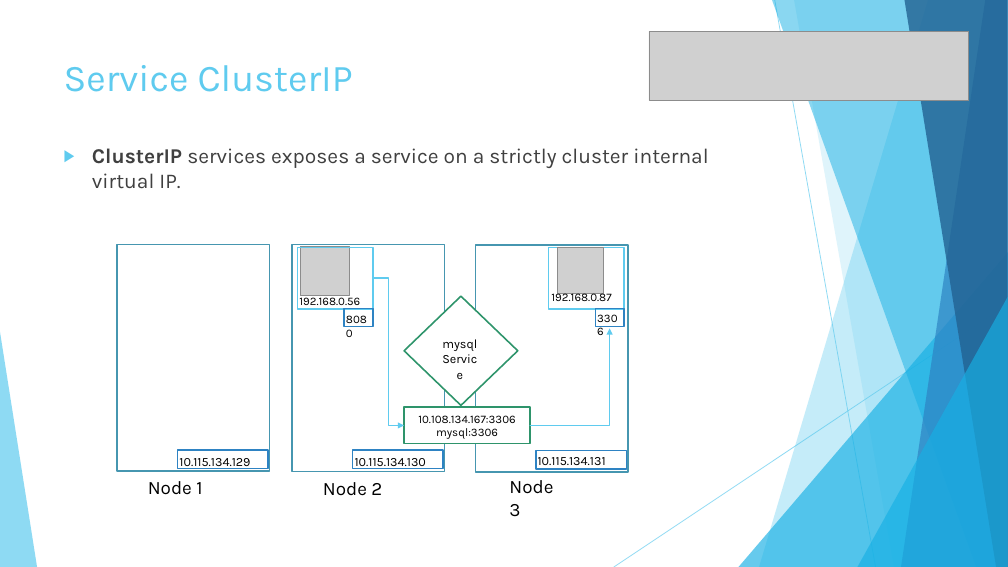
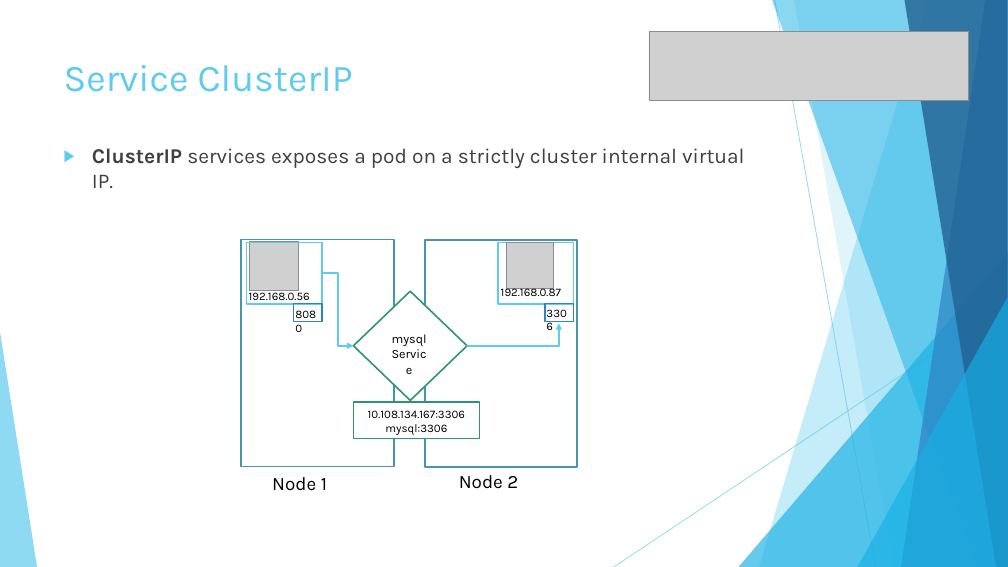
Before and after one commit to fsforza/kubernetes-demo, a slide deck: slide 18 of slides/kube-demo.pptx (slide 15 before the commit). Drawn at 1008x567 pixels with LibreOffice and Linux fonts; fonts in the diff are those of the drawing; grey boxes stand for pictures. Boxes give left, top, right and bottom in pixels: in the first picture for what was removed or moved away, otherwise in the second. Text is boxed around its words. In the diff, an @@ line names an element or a change of style, - is before the commit and + after.

```diff
--- a/slides/kube-demo.pptx
+++ b/slides/kube-demo.pptx
@@ text at (x1=92, y1=148, x2=744, y2=188): text changed @@
-▶ ClusterIP services exposes a service on a strictly cluster internal virtual IP.
+▶ ClusterIP services exposes a pod on a strictly cluster internal virtual IP.
@@ rectangle removed at (x1=117, y1=244, x2=270, y2=471) @@
@@ elbow arrow moved from (373, 278) - (405, 426) to (322, 273) - (353, 346) @@
@@ 7 rectangles, 5 texts, 2 pictures, 1 diamond moved together from (x1=292, y1=244, x2=629, y2=472) to (x1=241, y1=240, x2=578, y2=467) @@
@@ elbow arrow moved from (530, 426) - (609, 328) to (467, 346) - (559, 324) @@
@@ rectangle removed at (x1=178, y1=450, x2=268, y2=469) @@
@@ text removed at (x1=179, y1=458, x2=250, y2=469) @@
-10.115.134.129
@@ text at (x1=272, y1=477, x2=327, y2=491): text changed @@
-Node 2
+Node 1
@@ rectangle removed at (x1=353, y1=450, x2=444, y2=469) @@
@@ text removed at (x1=355, y1=458, x2=426, y2=469) @@
-10.115.134.130
@@ text at (x1=459, y1=475, x2=518, y2=489): text changed @@
-Node 3
+Node 2
@@ rectangle removed at (x1=536, y1=451, x2=627, y2=470) @@
@@ text removed at (x1=538, y1=457, x2=606, y2=465) @@
-10.115.134.131
@@ text removed at (x1=148, y1=481, x2=202, y2=495) @@
-Node 1
```
Also in this commit, not shown: 2 other slides changed, 5 slides added.
